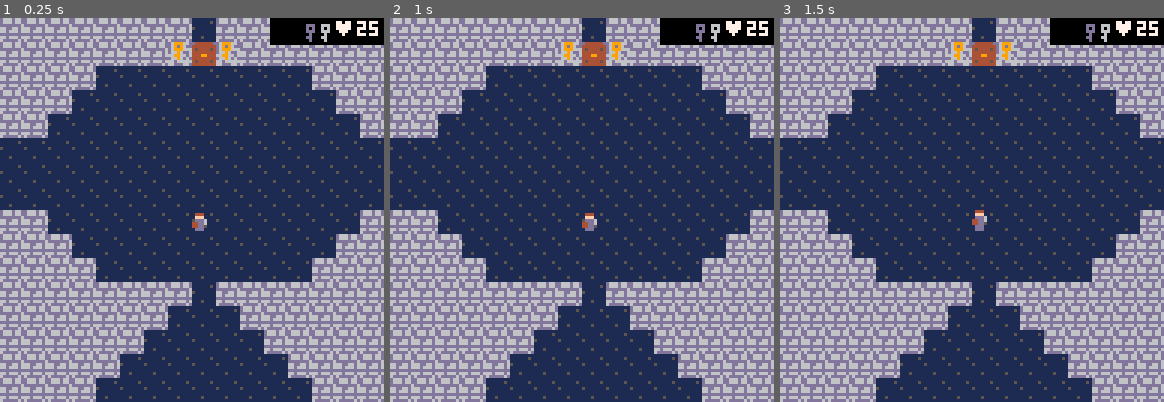
Above: before the commit, frames 1-3 (left to right).
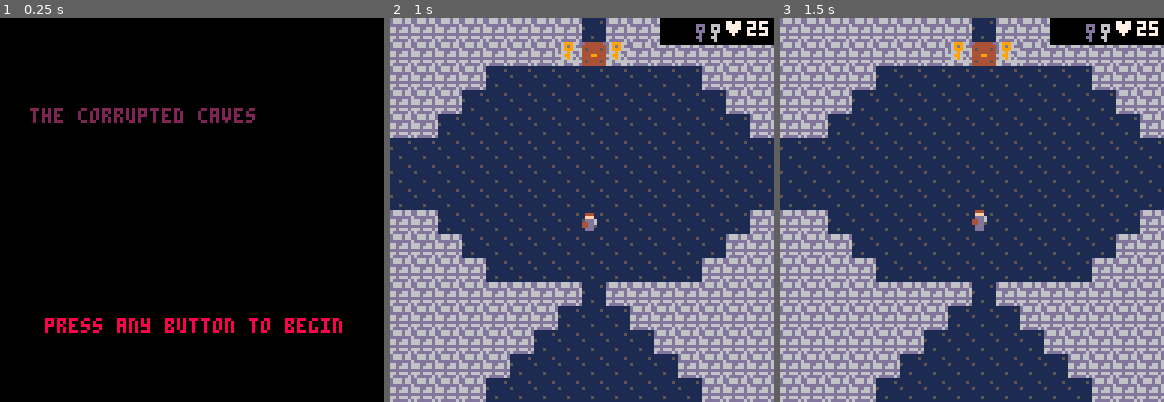
Above: after the commit, the same moments.

Repository: WolfgangSteiner/pico-8-tutorials
Game: PICO-8 cartridge rpg.p8
Two runs of this game, one before a commit and one after it. Both use one fixed random seed, a clock stepped at 60 frames per second and the inputs below.
Inputs:
- Up to frame 1 (0.25 s): no input
- Up to frame 2 (1 s): tap X (X key) at 0.33 s; tap O (Z key) at 0.7 s
- Up to frame 3 (1.5 s): tap X (X key) at 1.07 s

The runs differ from the first frame. In frame 1, 98% of the frame differs, in the area x 0-100%, y 0-100%; in frame 2, nothing differs; in frame 3, nothing differs.

Commit message:
title screen, boss perfection

Diff:
--- a/rpg.p8
+++ b/rpg.p8
@@ -9,6 +9,7 @@
 #include rpg/monsters.lua
 #include rpg/dungeon_contents.lua
 #include rpg/spawning.lua
+#include rpg/title.lua
 __gfx__
 000000000444000000444000000440000004400004440000d666d66dffffffff111111110000000000000000333333335333388339999a9333335333cccccccc
 044400000fff000000fff000000ff000000ff0000fff0000d666d66df6ffffff111111510000000000bbbb003333335339938288a999999935333333cccccccc
--- a/rpg/main.lua
+++ b/rpg/main.lua
@@ -1,4 +1,36 @@
 function _init()
+    title = create_title_screen()
+    game = create_game()
+    start_scene(title)
+    --start_scene(game)
+
+    --sfx(16,0)
+   --music = sfx (4)
+end
+
+function _update()
+    current_scene.update(current_scene)
+end
+
+function update_camera()
+    camera.m_p.x = mid(player.m_p.x,camera.size.x/2,127 - camera.size.x/2) --- camera.size.x/2
+    camera.m_p.y = mid(player.m_p.y,camera.size.y/2,64 - camera.size.y/2) --- camera.size.y/2
+end
+
+function transform_sprite_position(e)
+    local offset = vec2_mul(camera.size, 0.5)
+    e.sprite.p = vec2_mul(vec2_sub(vec2_add(e.m_p,offset),camera.m_p),8)
+end
+
+
+function _draw()
+    cls()
+    current_scene.draw(current_scene)
+end
+
+function create_game()
+    local game = scene_new()
+
     camera = {m_p = vec2(0,0), size = vec2(16,16)}
     player = create_player()
     tick = 0
@@ -10,16 +42,12 @@
     cultist_hp = 50
     draw_cultist_bar = false
     entities = {}
-    spawn_all_slimes()
-    spawn_all_npcs()
-    spawn_all_shooters()
-    spawn_all_swirls()
-    spawn_all_keys()
-    --sfx(16,0)
-   --music = sfx (4)
+    game.draw = draw_game
+    game.update = update_game
+    return game
 end
 
-function _update()
+function update_game()
     update_player(player)
     update_camera()
     current_time = time()
@@ -43,24 +71,10 @@
     end
 end
 
-function update_camera()
-    camera.m_p.x = mid(player.m_p.x,camera.size.x/2,127 - camera.size.x/2) --- camera.size.x/2
-    camera.m_p.y = mid(player.m_p.y,camera.size.y/2,64 - camera.size.y/2) --- camera.size.y/2
-end
-
-function transform_sprite_position(e)
-    local offset = vec2_mul(camera.size, 0.5)
-    e.sprite.p = vec2_mul(vec2_sub(vec2_add(e.m_p,offset),camera.m_p),8)
-end
-
-
-
-
-
-function _draw()
+function draw_game()
+    spr(55,55,55)
     transform_sprite_position(player)
     sprite_update(player.sprite)
-    cls()
     map(camera.m_p.x - camera.size.x/2,camera.m_p.y - camera.size.y/2,0,0,camera.size.x,camera.size.y)
     for e in all (entities) do
         e.draw(e)
--- a/rpg/monsters.lua
+++ b/rpg/monsters.lua
@@ -130,6 +130,8 @@
         cultist.hp_count = 0
         cultist.count += 1
         cultist.protected = true
+        player.m_p = vec2(87,39)
+        sfx(21)
     end
 
     if is_entity_there("corrupted_ball") == false and cultist.protected == true and cultist.set_protected == true then
@@ -140,11 +142,14 @@
         for p in all(positions) do
             mset(p[1],p[2],8)
         end
+
+        sfx(23)
     end
+
 
     if cultist.protected == true and cultist.set_protected == false then
         local positions = {{86,33},{87,33},{88,33},{86,34},{88,34},{86,35,},{87,35},{88,35}}
-        local positions2 = {{80,33,},{87,37},{88,31},{91,32}}
+        local positions2 = {{81,33,},{87,37},{88,31},{91,32}}
         for p in all(positions) do
             mset(p[1],p[2],74)
         end
--- a/rpg/player.lua
+++ b/rpg/player.lua
@@ -125,11 +125,17 @@
             cultist_fight = true
             draw_cultist_bar = true
             sfx(-1,0)
-            sfx(19,0)
-            sfx(20,1)
+            sfx(5,0)
             --sfx(22)
             add(entities,create_cultist(87,34))
             mset(87,41,6)
+        end
+
+        if is_entity_there("cultist") == false and cultist_fight then
+            cultist_defeated = true
+            draw_cultist_bar = false
+            sfx(-1,0)
+            sfx(24)
         end
     end
 end
--- /dev/null
+++ b/rpg/title.lua
@@ -0,0 +1,21 @@
+function create_title_screen()
+    local title_screen = scene_new()
+    local text = text_entity_init(vec2(10,30),"the corrupted caves",2)
+    local text_2 = text_entity_init(vec2(15,100),"press any button to begin",8)
+    title_screen.update = update_title
+    scene_add_entity(title_screen,text)
+    scene_add_entity(title_screen,text_2)
+    return title_screen
+end
+
+function update_title(title_screen)
+    scene_update(title_screen)
+    if btn(4) or btn(5) then
+        start_scene(game)
+        spawn_all_slimes()
+        spawn_all_npcs()
+        spawn_all_shooters()
+        spawn_all_swirls()
+        spawn_all_keys()
+    end
+end
Not shown, changed: the sound effects (__sfx__) section of rpg.p8
